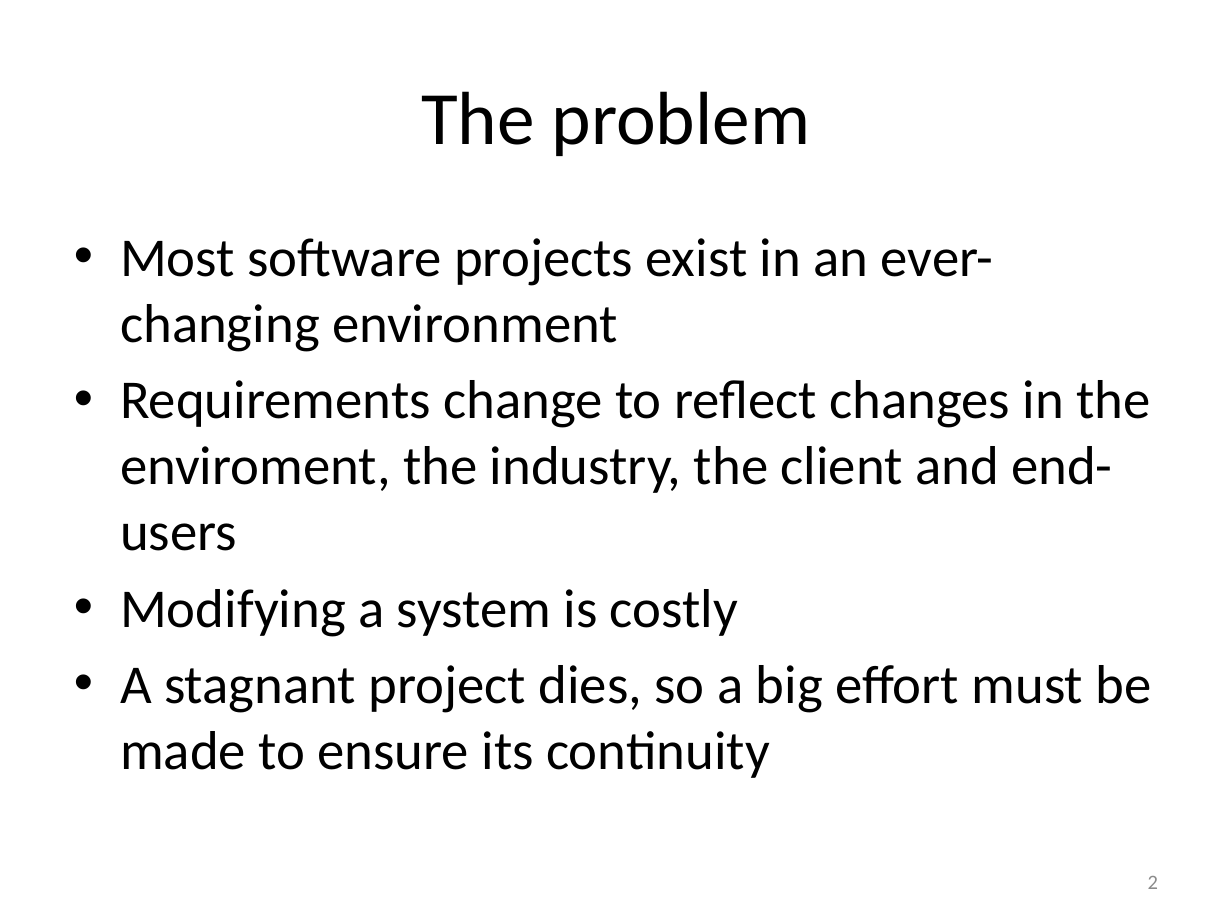
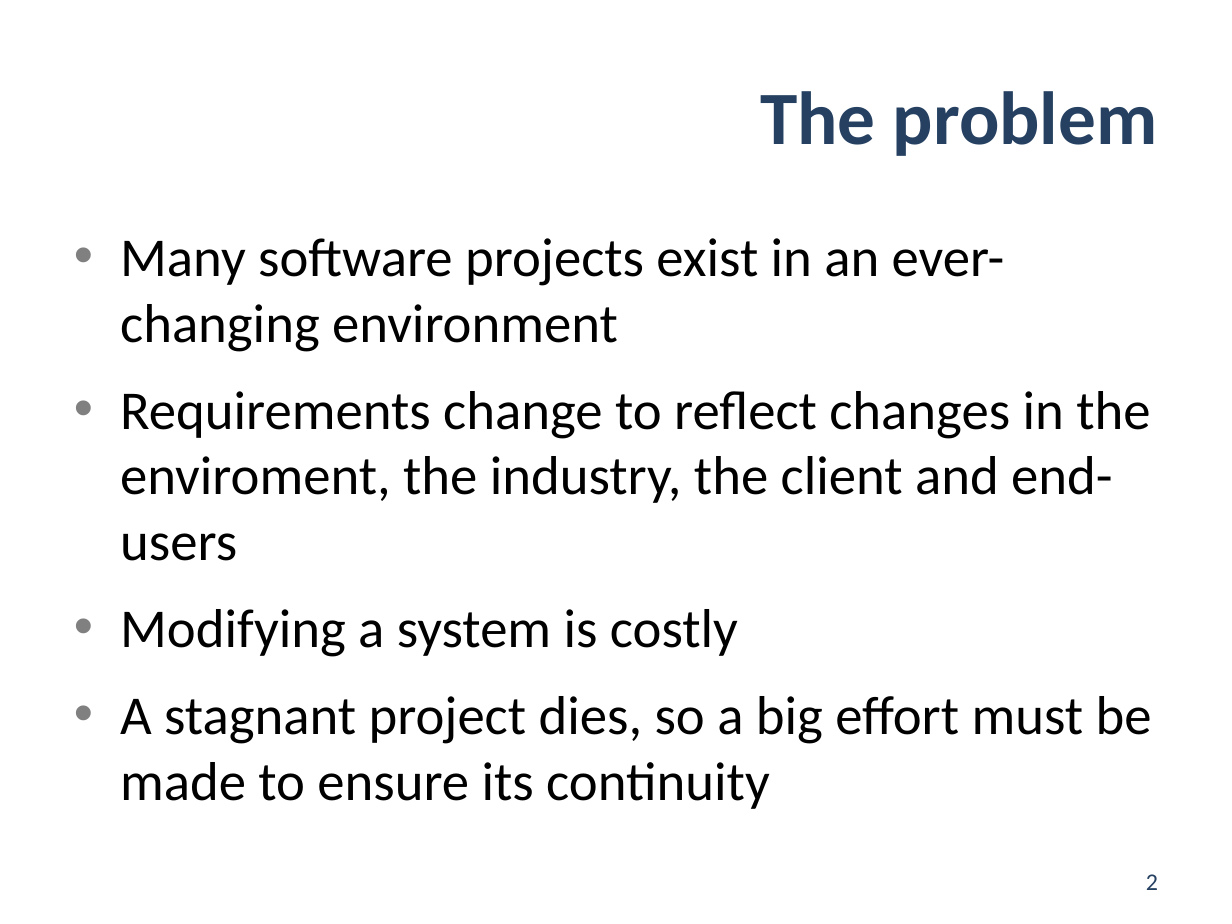
Before and after one commit to jgradim/thesis, a slide deck: slide 2 of presentations/pdis1.pptx. Drawn at 1232x924 pixels with LibreOffice and Linux fonts; fonts in the diff are those of the drawing. Boxes give left, top, right and bottom in pixels: in the first picture for what was removed or moved away, otherwise in the second. Text is boxed around its words. In the diff, an @@ line names an element or a change of style, - is before the commit and + after.

```diff
--- a/presentations/pdis1.pptx
+++ b/presentations/pdis1.pptx
@@ title "The problem" at [760, 91, 1157, 156]: text colour #000000 to #254061, bold on; alignment centre to right @@
@@ text at [120, 238, 1005, 352]: text changed @@
-• Most software projects exist in an ever-changing environment
+• Many software projects exist in an ever-changing environment
@@ text at [120, 391, 1152, 809]: more space between paragraphs @@
@@ page number at [1146, 874, 1158, 890]: size 12 to 14 pt, text colour #8C8C8C to #254061 @@
```
Also in this commit, not shown: 9 other slides changed, 1 other file.
